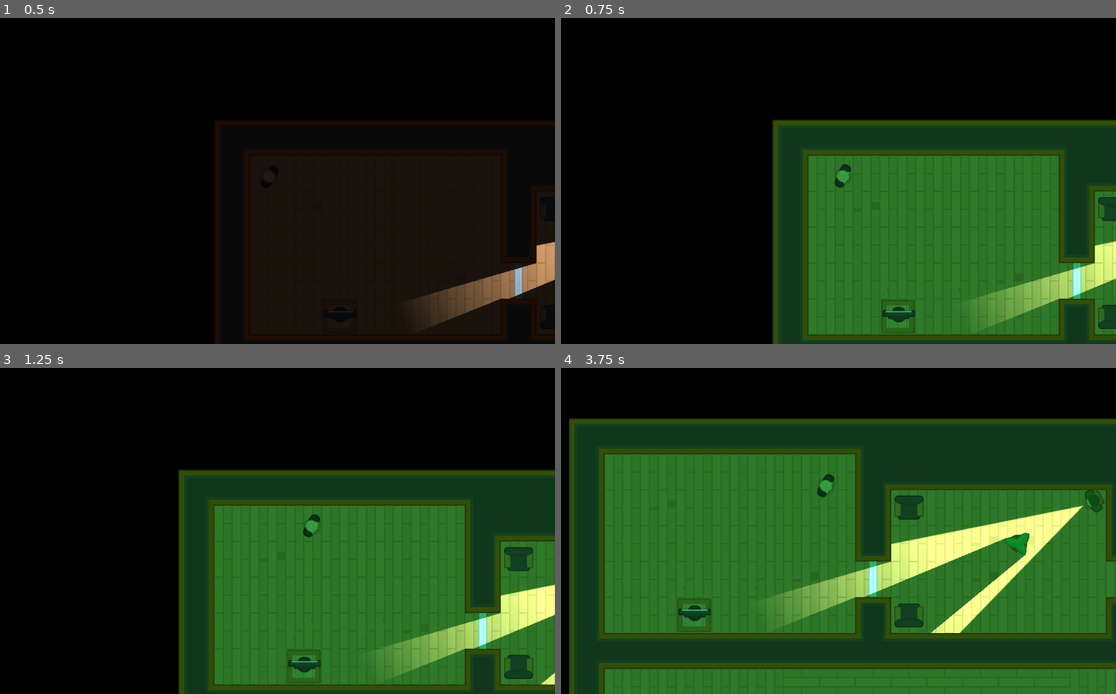
Above: before the commit, frames 1-4 (two rows, left to right).
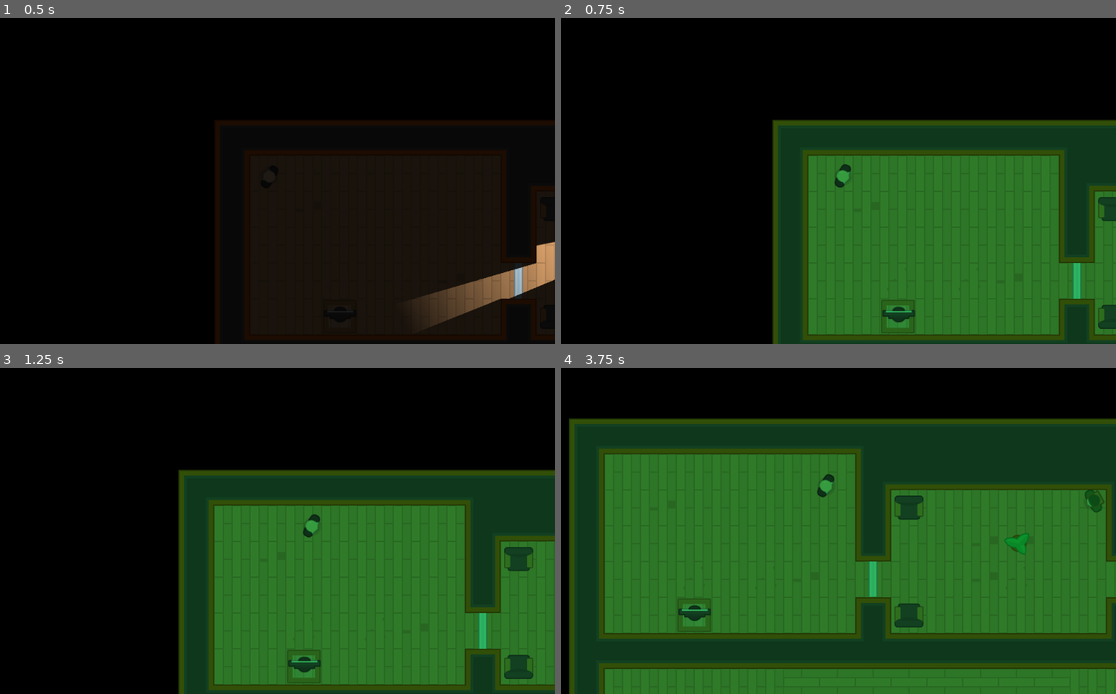
Above: after the commit, the same moments.

Repository: NOTsyrup/Heist_Meisters
Game: Godot game, scene res://Levels/Level1.tscn
The game is run twice, just before and just after one commit, with the same random seed, the same clock (stepped at 60 frames per second) and the same inputs.
Inputs (mouse positions are in pixels of both pictures, inside the frame that each line leads up to):
- Up to frame 1 (0.5 s): no input
- Up to frame 2 (0.75 s): tap Enter at 0.5 s; move the mouse to (1077, 282) at 0.52 s; hold D (move_right) from 0.53 s (still down); tap Space (toggle_vision_mode) at 0.6 s; click (1077, 282) at 0.67 s
- Up to frame 3 (1.25 s): keep holding D (move_right)
- Up to frame 4 (3.75 s): move the mouse to (866, 641) at 1.27 s; release D (move_right) at 1.28 s; hold S (move_down) 1.28-2.03 s; tap Space (toggle_vision_mode) every 0.75 s from 1.35 to 3.6 s; click (866, 641) at 1.42 s; move the mouse to (888, 452) at 2.02 s; hold D (move_right) 2.03-2.78 s; click (888, 452) at 2.17 s; move the mouse to (799, 592) at 2.77 s; hold W (move_up) 2.78-3.53 s; click (799, 592) at 2.92 s; move the mouse to (999, 576) at 3.52 s; hold A (move_left) from 3.53 s (still down); click (999, 576) at 3.67 s

Frame 1 is identical in both runs. In frame 2, 2.3% of the frame differs, in the area x 74-100%, y 68-95%; in frame 3, 2.9%; in frame 4, 5.5%, in the area x 37-95%, y 42-82%.
Error in both runs: Invalid get index '0' (on base: 'PoolVector2Array'). (res://NPCs/Guard.gd:24)

Commit message:
Vision Mode Changes
ya ya ya lights go weeeeeeeeeeeeeeeeeeeeeeeeeeeeeeeeee

Diff:
--- a/Computer/Computer.gd
+++ b/Computer/Computer.gd
@@ -1,6 +1,31 @@
 extends Node2D
 
 var can_click = false
+var combination
+export var combination_length = 4
+export var lock_group = "Unset"
+
+signal combination
+
+
+func _ready():
+	generate_combination()
+	emit_signal("combination", combination, lock_group)
+	$Label.rect_rotation = -rotation_degrees
+	$Label.text = lock_group
+
+
+
+
+
+func generate_combination():
+	combination = CombinationGenerator.generate_combination(combination_length)
+	set_popup_text()
+
+
+func set_popup_text():
+	$CanvasLayer/ComputerPopup.set_text(combination, 4)
+
 
 func _on_Area2D_body_entered(body):
 	can_click = true
@@ -9,8 +34,10 @@
 func _on_Area2D_body_exited(body):
 	can_click = false
 	$CanvasLayer/ComputerPopup.hide()
+	$Light2D.enabled = false
 
 
 func _on_Area2D_input_event(viewport, event, shape_idx):
 	if Input.is_mouse_button_pressed(BUTTON_LEFT) and can_click:
 		$CanvasLayer/ComputerPopup.popup_centered()
+		$Light2D.enabled = true
--- a/Computer/Computer.tscn
+++ b/Computer/Computer.tscn
@@ -1,14 +1,17 @@
-[gd_scene load_steps=5 format=2]
+[gd_scene load_steps=7 format=2]
 
 [ext_resource path="res://GFX/PNG/Tiles/tile_537.png" type="Texture" id=1]
 [ext_resource path="res://Computer/Computer.gd" type="Script" id=2]
 [ext_resource path="res://Computer/ComputerPopup.tscn" type="PackedScene" id=3]
+[ext_resource path="res://GFX/PNG/Tiles/tile_519.png" type="Texture" id=4]
+[ext_resource path="res://Interface/Theme.tres" type="Theme" id=5]
 
 [sub_resource type="RectangleShape2D" id=1]
 extents = Vector2( 57.1912, 32 )
 
 [node name="Computer" type="Node2D"]
 script = ExtResource( 2 )
+lock_group = "1"
 
 [node name="Sprite" type="Sprite" parent="."]
 rotation = 1.5708
@@ -18,12 +21,34 @@
 collision_layer = 8
 
 [node name="CollisionShape2D" type="CollisionShape2D" parent="Area2D"]
+visible = false
 position = Vector2( 43.0985, 0 )
 shape = SubResource( 1 )
 
 [node name="CanvasLayer" type="CanvasLayer" parent="."]
 
 [node name="ComputerPopup" parent="CanvasLayer" instance=ExtResource( 3 )]
+
+[node name="Light2D" type="Light2D" parent="."]
+position = Vector2( 32, 0 )
+rotation = 1.5708
+enabled = false
+texture = ExtResource( 4 )
+
+[node name="Label" type="Label" parent="." groups=[
+"labels",
+]]
+visible = false
+margin_left = 64.706
+margin_top = -38.6988
+margin_right = 144.706
+margin_bottom = -11.6988
+theme = ExtResource( 5 )
+custom_colors/font_color = Color( 1, 1, 1, 1 )
+text = "Test"
+__meta__ = {
+"_edit_use_anchors_": false
+}
 [connection signal="body_entered" from="Area2D" to="." method="_on_Area2D_body_entered"]
 [connection signal="body_exited" from="Area2D" to="." method="_on_Area2D_body_exited"]
 [connection signal="input_event" from="Area2D" to="." method="_on_Area2D_input_event"]
--- /dev/null
+++ b/Computer/ComputerPopup.gd
@@ -0,0 +1,5 @@
+extends Popup
+
+func set_text(combination, door_number):
+	$NinePatchRect/CenterContainer/NinePatchRect/Label.text = ("Will you stop forgetting your access code?! I've set it to "
+			 + PoolStringArray(combination).join("") + ", but this is the very last time!")
--- a/Computer/ComputerPopup.tscn
+++ b/Computer/ComputerPopup.tscn
@@ -1,9 +1,10 @@
-[gd_scene load_steps=5 format=2]
+[gd_scene load_steps=6 format=2]
 
 [ext_resource path="res://Interface/Theme.tres" type="Theme" id=1]
 [ext_resource path="res://GFX/Interface/PNG/metalPanel_plate.png" type="Texture" id=2]
 [ext_resource path="res://GFX/Interface/PNG/glassPanel.png" type="Texture" id=3]
 [ext_resource path="res://GFX/Interface/PNG/dotGreen.png" type="Texture" id=4]
+[ext_resource path="res://Computer/ComputerPopup.gd" type="Script" id=5]
 
 [node name="ComputerPopup" type="Popup"]
 anchor_right = 0.586
@@ -11,6 +12,7 @@
 margin_right = -0.0640259
 margin_bottom = 3.05176e-05
 theme = ExtResource( 1 )
+script = ExtResource( 5 )
 __meta__ = {
 "_edit_use_anchors_": false
 }
@@ -55,6 +57,7 @@
 margin_bottom = -20.0
 custom_colors/font_color = Color( 0, 0, 0, 1 )
 text = "Test"
+autowrap = true
 __meta__ = {
 "_edit_use_anchors_": false
 }
--- a/Doors/LockedDoor.gd
+++ b/Doors/LockedDoor.gd
@@ -1,13 +1,14 @@
 extends "res://Doors/Door.gd"
 
 func _ready():
-	generate_combination()
+	$Label.rect_rotation = -rotation_degrees
 
 func _on_Door_input_event(viewport, event, shape_idx):
 	if Input.is_mouse_button_pressed(BUTTON_LEFT) and can_click:
 		$CanvasLayer/Numpad.popup_centered()
 
 func _on_Door_body_exited(body):
+	can_click = false
 	if body.collision_layer == 1:
 		$CanvasLayer/Numpad.hide()
 
@@ -19,8 +20,7 @@
 	$CanvasLayer/Numpad.hide()
 
 
-func generate_combination():
-	var length = 8
-	var combination = CombinationGenerator.generate_combination(length)
-	$CanvasLayer/Numpad.combination = combination
-	print (str(combination))
+
+func _on_Computer_combination(numbers, lock_group):
+	$CanvasLayer/Numpad.combination = numbers
+	$Label.text = lock_group
--- a/Doors/LockedDoor.tscn
+++ b/Doors/LockedDoor.tscn
@@ -1,9 +1,10 @@
-[gd_scene load_steps=6 format=2]
+[gd_scene load_steps=7 format=2]
 
 [ext_resource path="res://Doors/Door.tscn" type="PackedScene" id=1]
 [ext_resource path="res://GFX/PNG/Tiles/tile_463.png" type="Texture" id=2]
 [ext_resource path="res://Interface/Numpad.tscn" type="PackedScene" id=3]
 [ext_resource path="res://Doors/LockedDoor.gd" type="Script" id=4]
+[ext_resource path="res://Interface/Theme.tres" type="Theme" id=5]
 
 [sub_resource type="OccluderPolygon2D" id=1]
 polygon = PoolVector2Array( -32.0185, -8.2431, -31.9301, 8.32972, 31.9746, 8.41811, 31.9304, -8.33149 )
@@ -24,4 +25,19 @@
 [node name="CanvasLayer" type="CanvasLayer" parent="." index="4"]
 
 [node name="Numpad" parent="CanvasLayer" index="0" instance=ExtResource( 3 )]
+
+[node name="Label" type="Label" parent="." index="5" groups=[
+"labels",
+]]
+visible = false
+margin_left = -36.844
+margin_top = 17.9797
+margin_right = 43.156
+margin_bottom = 44.9797
+theme = ExtResource( 5 )
+text = "Test"
+__meta__ = {
+"_edit_use_anchors_": false
+}
+[connection signal="body_entered" from="." to="." method="_on_LockedDoor_body_entered"]
 [connection signal="combination_correct" from="CanvasLayer/Numpad" to="." method="_on_Numpad_combination_correct"]
--- a/Interface/Theme.tres
+++ b/Interface/Theme.tres
@@ -27,7 +27,7 @@
 Button/styles/hover = ExtResource( 4 )
 Button/styles/normal = ExtResource( 2 )
 Button/styles/pressed = ExtResource( 3 )
-Label/colors/font_color = Color( 0, 0, 0, 1 )
+Label/colors/font_color = Color( 1, 1, 1, 1 )
 Label/colors/font_color_shadow = Color( 0, 0, 0, 0 )
 Label/colors/font_outline_modulate = Color( 1, 1, 1, 1 )
 Label/constants/line_spacing = 3
--- a/Interface/VisionMode.gd
+++ b/Interface/VisionMode.gd
@@ -6,24 +6,34 @@
 var sound_cooldown = false
 
 func _ready():
+	visible = true
 	color = DARK
-	visible = true
 
 
 func cycle_vision_mode():
-	if color == DARK and not sound_cooldown:
+	if not sound_cooldown:
 		sound_cooldown = true
-		color = NIGHTVISION
-		$AudioStreamPlayer.stream = load("res://SFX/nightvision.wav")
-		$AudioStreamPlayer.play()
+		if color == DARK:
+			NIGHTVISION_mode()
+		else:
+			DARK_mode()
 		$Timer.start()
 
-	if color == NIGHTVISION and not sound_cooldown:
-		sound_cooldown = true
-		color = DARK
-		$AudioStreamPlayer.stream = load("res://SFX/nightvision_off.wav")
-		$AudioStreamPlayer.play()
-		$Timer.start()
+
+func DARK_mode():
+	color = DARK
+	$AudioStreamPlayer.stream = load("res://SFX/nightvision_off.wav")
+	$AudioStreamPlayer.play()
+
+	get_tree().call_group("lights", "show")
+
+
+func NIGHTVISION_mode():
+	color = NIGHTVISION
+	$AudioStreamPlayer.stream = load("res://SFX/nightvision.wav")
+	$AudioStreamPlayer.play()
+
+	get_tree().call_group("lights", "hide")
 
 
 func _on_Timer_timeout():
--- a/Levels/Level1.tscn
+++ b/Levels/Level1.tscn
@@ -52,8 +52,6 @@
 position = Vector2( 19.9068, 67.3694 )
 
 [node name="Furniture" parent="Navigation2D" index="2"]
-collision_layer = 2
-collision_mask = 5
 tile_data = PoolIntArray( -655362, 1073741828, 0, -655359, 6, 0, -655350, 1073741828, 0, -589814, 0, 0, -458760, 0, 0,  …(218 unchanged characters)…
 
 [node name="Player" parent="." index="1"]
@@ -86,13 +84,11 @@
 position = Vector2( 286.213, -544.068 )
 rotation = 1.5708
 
-[node name="LockedDoor" parent="LockedDoors" index="0" instance=ExtResource( 5 )]
-position = Vector2( 800.237, -158.846 )
-
-[node name="LockedDoor2" parent="LockedDoors" index="1" instance=ExtResource( 5 )]
+[node name="LockedDoor2" parent="LockedDoors" index="0" instance=ExtResource( 5 )]
 position = Vector2( -160.181, -544.615 )
 rotation = 1.5708
 
 [node name="Computer" parent="Computers" index="0" instance=ExtResource( 6 )]
 position = Vector2( -478.729, -483.898 )
 rotation = -1.5708
+[connection signal="combination" from="Computers/Computer" to="LockedDoors/LockedDoor2" method="_on_Computer_combination"]
--- a/Lightmaps/Flashlight.tscn
+++ b/Lightmaps/Flashlight.tscn
@@ -2,7 +2,9 @@
 
 [ext_resource path="res://Lightmaps/torchmap.png" type="Texture" id=1]
 
-[node name="Flashlight" type="Light2D"]
+[node name="Flashlight" type="Light2D" groups=[
+"lights",
+]]
 texture = ExtResource( 1 )
 shadow_enabled = true
 shadow_color = Color( 0.14902, 0.137255, 0.137255, 0 )
